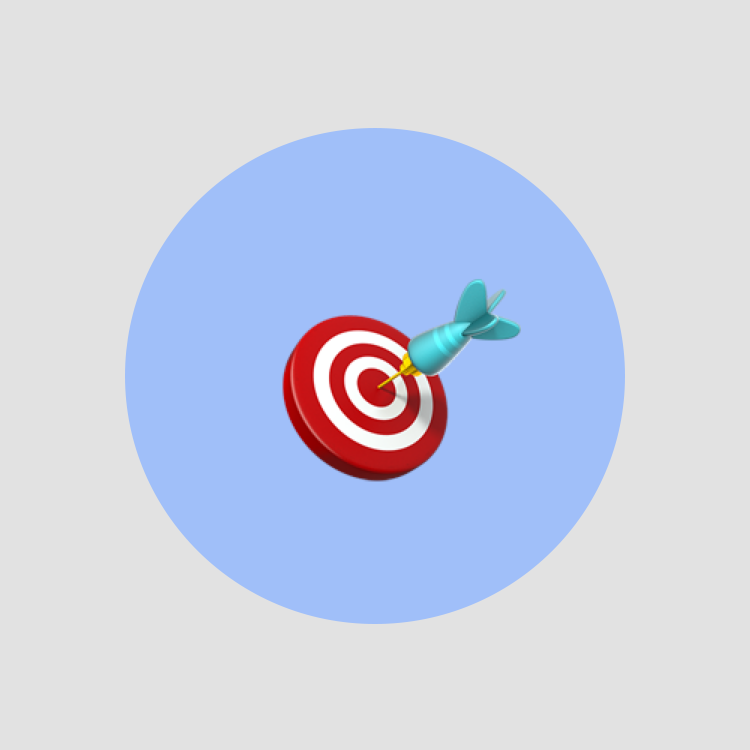
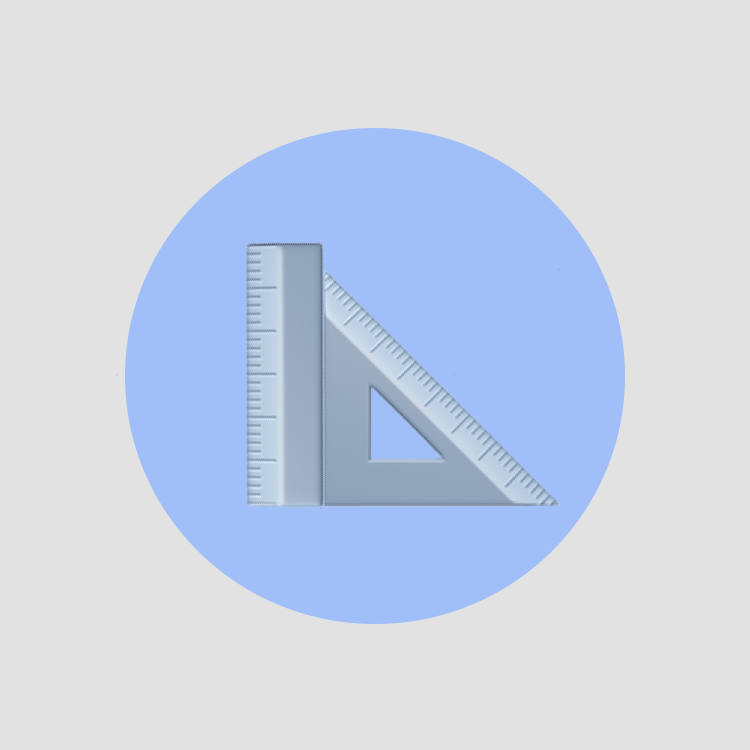
Comparing the layer stacks of the two 750px x 750px images. Changes:
moved "Layer 2" above "🎯", painted on it over [116,242,560,509]
hid "🎯", painted on it over [261,248,560,503]
